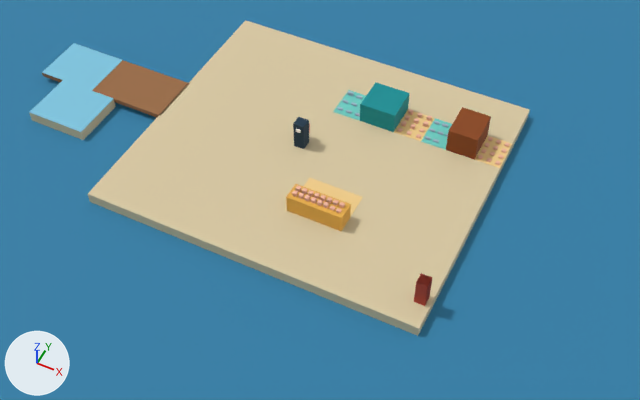
The glTF model shared/assets/models/sunrise_pier_blockout.glb, before and after one commit.
The view is the same before and after, from a 50 mm camera at (15.9, -29.6, 33.1) aimed at (0.9, 0.5, -4.5). Lighting does not change. The marker at lower left points along +X, +Y and +Z. The older version comes first. Where no turn or scale is listed for an object, it has been applied to the vertices.

In view in the first picture: 'Footprint_counter_1', 'Footprint_cutter_1', 'Footprint_smoker_1', 'Ground_land', 'Ground_pier_spur', 'Pier', 'Water', 'Zone_counter_1', 'Zone_pier_end', 'Zone_pier_spur', 'Zone_smoker_out' and 6 more.
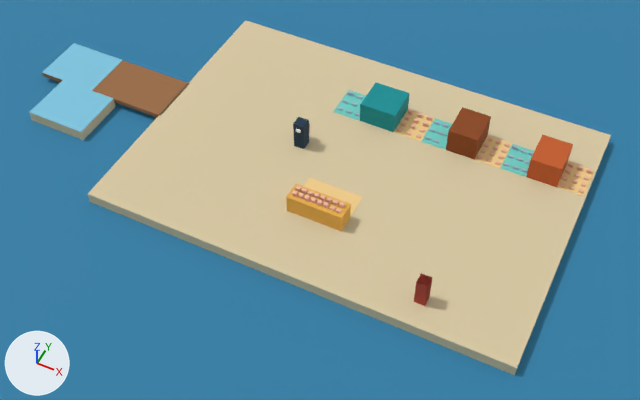
Not visible in the pictures: 'Out_grill_1_3'.

Changed parts and their boxes [x1, y1, x2, y2] in the pictures (640 x 400 px):
'Ground_land', moved, rescaled (18% wider, 12% taller): before [88, 20, 530, 336]; after [88, 20, 611, 375]
'Footprint_grill_1', added (orange): after [526, 135, 573, 187]
'Zone_grill_out', added (beige): after [557, 162, 594, 196]
'Zone_grill_in', added (cyan): after [500, 144, 534, 177]
'Out_grill_1_10', added: after [569, 185, 574, 190]
'Out_grill_1_11', added: after [578, 188, 584, 193]
'Out_grill_1_15', added: after [566, 168, 572, 173]
'Out_grill_1_7', added: after [572, 179, 577, 184]
'Out_grill_1_8', added: after [581, 182, 586, 187]
'Out_grill_1_9', added: after [560, 182, 565, 187]
'Out_grill_1_4', added: after [575, 173, 580, 177]
'Out_grill_1_6', added: after [563, 176, 568, 181]
'Out_grill_1_12', added: after [569, 162, 574, 167]
'Out_grill_1_13', added: after [578, 165, 583, 170]
'Out_grill_1_14', added: after [587, 168, 592, 173]
'Out_grill_1_5', added: after [584, 176, 589, 180]

The edits, one by one:
Material 'grill' (mat_grill) is new.
Its base color is (0.552, 0.107, 0.0194) (orange #c45c26).
Its roughness is 0.85.
Mesh me_grill is new.
It is a box spanning x -0.8..0.8, y -1.0..1.0, z -0.65..0.65.
It uses material mat_grill (orange #c45c26).
Object 'Ground_land' (ob_ground_land) moves from (1.0, 0.0, -0.5) to (3.25, 0.0, -0.5).
Object 'Ground_land' (ob_ground_land) is rescaled from (18.0, 16.0, 1.0) to (22.5, 16.0, 1.0).
Object 'Out_grill_1_15' (ob_out_grill_1_15) is new; it shows me_portion.
Its location is (13.23, 4.25, 0.17).
Its scale is (0.22, 0.2, 0.09).
Object 'Out_grill_1_14' (ob_out_grill_1_14) is new; it shows me_portion.
Its location is (14.17, 4.75, 0.17).
Its scale is (0.22, 0.2, 0.09).
Object 'Out_grill_1_13' (ob_out_grill_1_13) is new; it shows me_portion.
Its location is (13.7, 4.75, 0.17).
Its scale is (0.22, 0.2, 0.09).
Object 'Out_grill_1_12' (ob_out_grill_1_12) is new; it shows me_portion.
Its location is (13.23, 4.75, 0.17).
Its scale is (0.22, 0.2, 0.09).
Object 'Out_grill_1_11' (ob_out_grill_1_11) is new; it shows me_portion.
Its location is (14.17, 3.25, 0.07).
Its scale is (0.22, 0.2, 0.09).
Object 'Out_grill_1_10' (ob_out_grill_1_10) is new; it shows me_portion.
Its location is (13.7, 3.25, 0.07).
Its scale is (0.22, 0.2, 0.09).
Object 'Out_grill_1_9' (ob_out_grill_1_9) is new; it shows me_portion.
Its location is (13.23, 3.25, 0.07).
Its scale is (0.22, 0.2, 0.09).
Object 'Out_grill_1_8' (ob_out_grill_1_8) is new; it shows me_portion.
Its location is (14.17, 3.75, 0.07).
Its scale is (0.22, 0.2, 0.09).
Object 'Out_grill_1_7' (ob_out_grill_1_7) is new; it shows me_portion.
Its location is (13.7, 3.75, 0.07).
Its scale is (0.22, 0.2, 0.09).
Object 'Out_grill_1_6' (ob_out_grill_1_6) is new; it shows me_portion.
Its location is (13.23, 3.75, 0.07).
Its scale is (0.22, 0.2, 0.09).
Object 'Out_grill_1_5' (ob_out_grill_1_5) is new; it shows me_portion.
Its location is (14.17, 4.25, 0.07).
Its scale is (0.22, 0.2, 0.09).
Object 'Out_grill_1_4' (ob_out_grill_1_4) is new; it shows me_portion.
Its location is (13.7, 4.25, 0.07).
Its scale is (0.22, 0.2, 0.09).
Object 'Out_grill_1_3' (ob_out_grill_1_3) is new; it shows me_portion.
Its location is (13.23, 4.25, 0.07).
Its scale is (0.22, 0.2, 0.09).
Object 'Zone_grill_out' (ob_zone_grill_out) is new; it shows me_zone_machine_output.
Its location is (13.7, 4.0, 0.01).
Its scale is (1.4, 2.0, 0.02).
Object 'Zone_grill_in' (ob_zone_grill_in) is new; it shows me_zone_machine_input.
Its location is (10.7, 4.0, 0.01).
Its scale is (1.4, 2.0, 0.02).
Object 'Footprint_grill_1' (ob_footprint_grill_1) is new; it shows me_grill.
Its location is (12.2, 4.0, 0.65).
